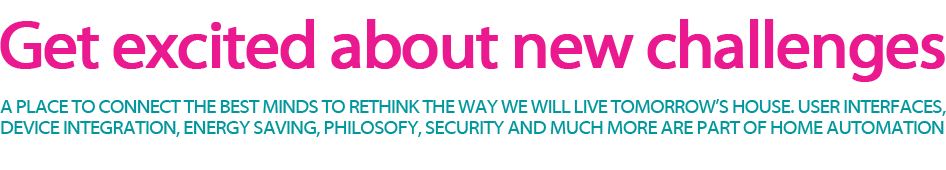
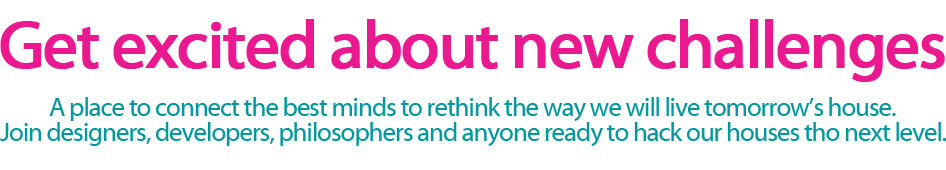
The second 946x170 image is a revision of the first. Changes to its layers:
renamed "A PLACE TO CONNECT THE BEST MINDS TO RETHINK THE WAY WE WILL LI" to "A place to connect the best minds to rethink the way we will li", painted on it over [0, 97, 946, 121]
renamed "DEVICE INTEGRATION, ENERGY SAVING, PHILOSOFY, SECURITY AND MUCH" to "Join designers, developers, philosophers and anyone ready to ha", painted on it over [0, 121, 946, 146]
